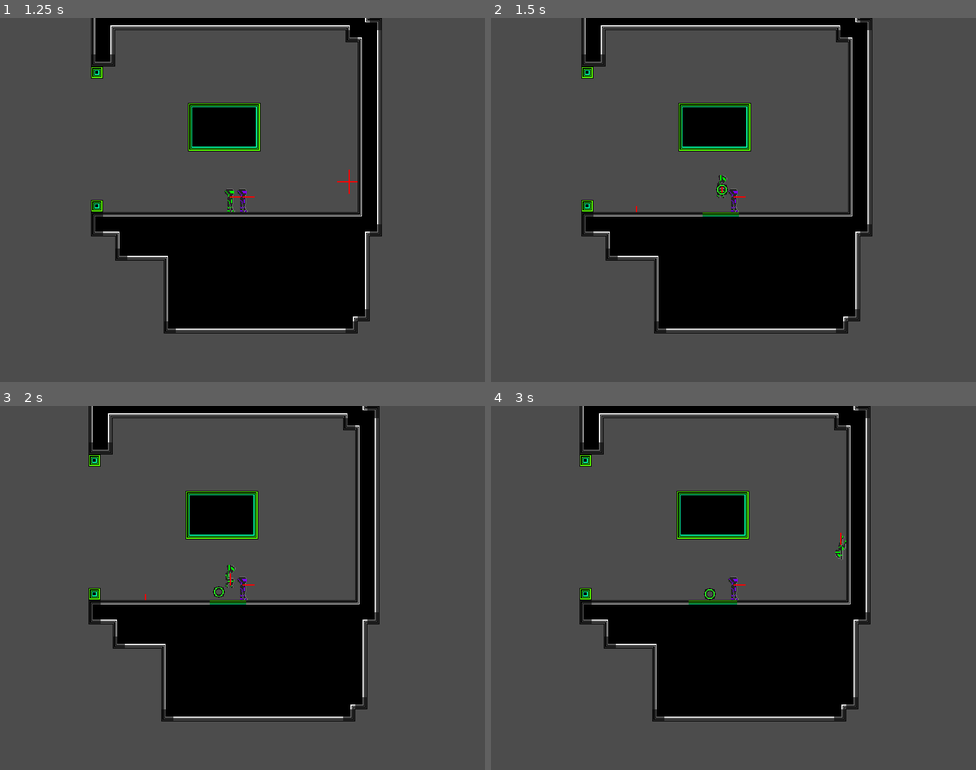
Above: before the commit, frames 1-4 (two rows, left to right).
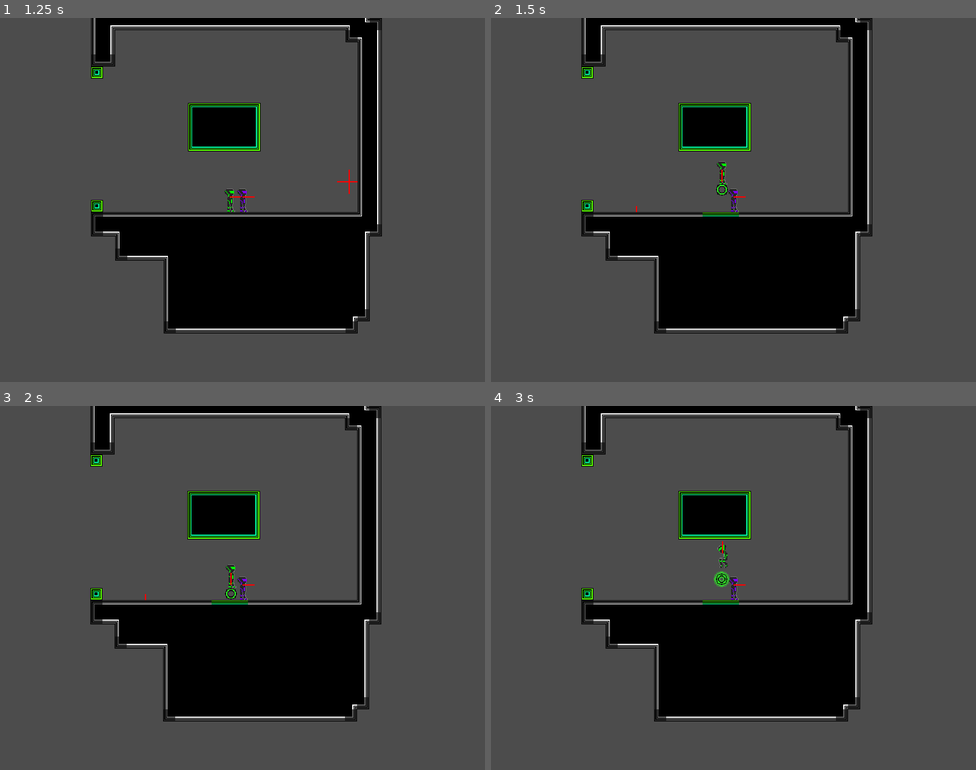
Above: after the commit, the same moments.

Repository: emmawithanE/Frisbee
Game: Godot game, scene res://scenes/World.tscn
Two runs of this game, one before a commit and one after it. Both use one fixed random seed, a clock stepped at 60 frames per second and the inputs below.
Inputs (mouse positions are in pixels of both pictures, inside the frame that each line leads up to):
- Up to frame 1 (1.25 s): move the mouse to (349, 181) at 0.52 s; hold Right (ui_right) from 0.53 s (still down); tap R (dash) at 0.6 s; tap Space (jump) at 0.77 s
- Up to frame 2 (1.5 s): move the mouse to (636, 218) at 1.27 s; release Right (ui_right) at 1.28 s; hold Down (ui_down) from 1.28 s (still down); click (636, 218) at 1.35 s
- Up to frame 3 (2 s): keep holding Down (ui_down); tap Space (jump) at 1.52 s; tap R (dash) at 1.55 s
- Up to frame 4 (3 s): move the mouse to (782, 507) at 2.02 s; release Down (ui_down) at 2.03 s; hold Right (ui_right) 2.03-2.78 s; tap R (dash) at 2.1, 2.85 s; tap Enter at 2.75 s; move the mouse to (709, 660) at 2.77 s; hold Up (ui_up) from 2.78 s (still down)

Frame 1 is identical in both runs. In frame 2, 0.1% of the frame differs, in the area x 46-49%, y 39-50%; in frame 3, 2.2%; in frame 4, 2.4%, in the area x 18-79%, y 0-87%.

Commit message:
dash knockback

Diff:
--- a/scenes/Player.gd
+++ b/scenes/Player.gd
@@ -181,6 +181,8 @@
 				bounced = true
 				vel = vel.bounce(coll.normal) + coll.normal*Vector2(800, 800)
 				remaining_force += coll.normal*Vector2(800, 800)*delta
+			if coll.collider.has_method("rigid") && coll.collider.rigid(self, coll):
+				pass
 			else:
 				var dv = (vel*coll.normal).length()*coll.normal
 				if dv.length() > vel.length() / 2:
@@ -218,7 +220,11 @@
 func ball_collision(ball, collision):
 	print("ball collision")
 	print("ss == " + str(shooting_state))
+	print("ds == " + str(dash_state))
 	if shooting_state == ShootingStates.Grabbing:
 		ball.die()
 		shooting_state = ShootingStates.Ready
 		$GrabTimer.stop()
+		return
+	if dash_state == DashState.Dash:
+		ball.add_vel(vel)
--- a/scenes/Shot.gd
+++ b/scenes/Shot.gd
@@ -26,9 +26,17 @@
 	var new_v = min(MAX_SPEED, v + sqrt(v))
 	vel = vel.normalized() * new_v
 	Signals.emit_signal("speed_changed", get_instance_id(), new_v)
-	var new_col = Vector2(colour, int(new_v > MAX_SPEED * 0.9))
+
+func update_sprite():
+	var new_col = Vector2(colour, int(vel.length() > MAX_SPEED * 0.9))
 	print(str(new_col))
 	$Sprite.set_frame_coords(new_col)
+
+func add_vel(v):
+	print("adding vel " + str(v) + " to " + str(vel))
+	vel += v
+	Signals.emit_signal("speed_changed", get_instance_id(), vel.length())
+	update_sprite()
 
 func die():
 	queue_free()
@@ -37,3 +45,6 @@
 func set_colour(col):
 	$Sprite.set_frame(col)
 	colour = col
+
+func rigid(player, coll):
+	return true
